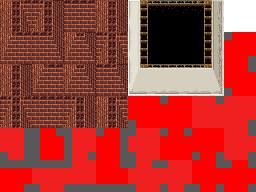
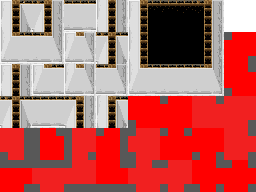
Revision of a layered 256 × 192 image; what changed, layer by layer:
hid "brick wall" over [0, 0, 128, 128]
added layer "twall_w" above "twall" over [0, 0, 224, 128]
